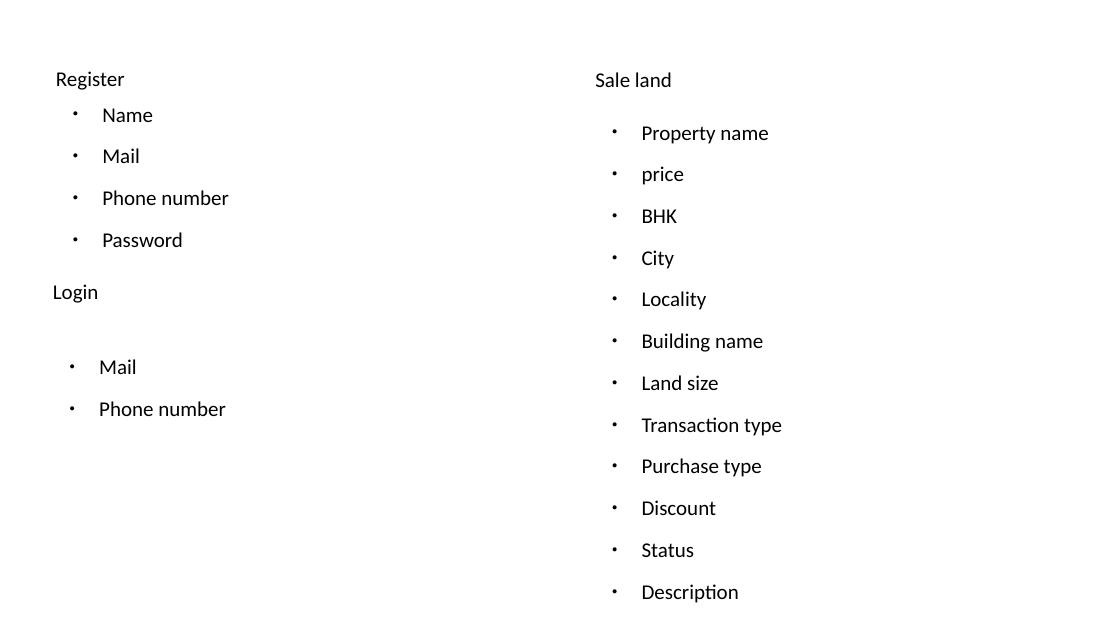
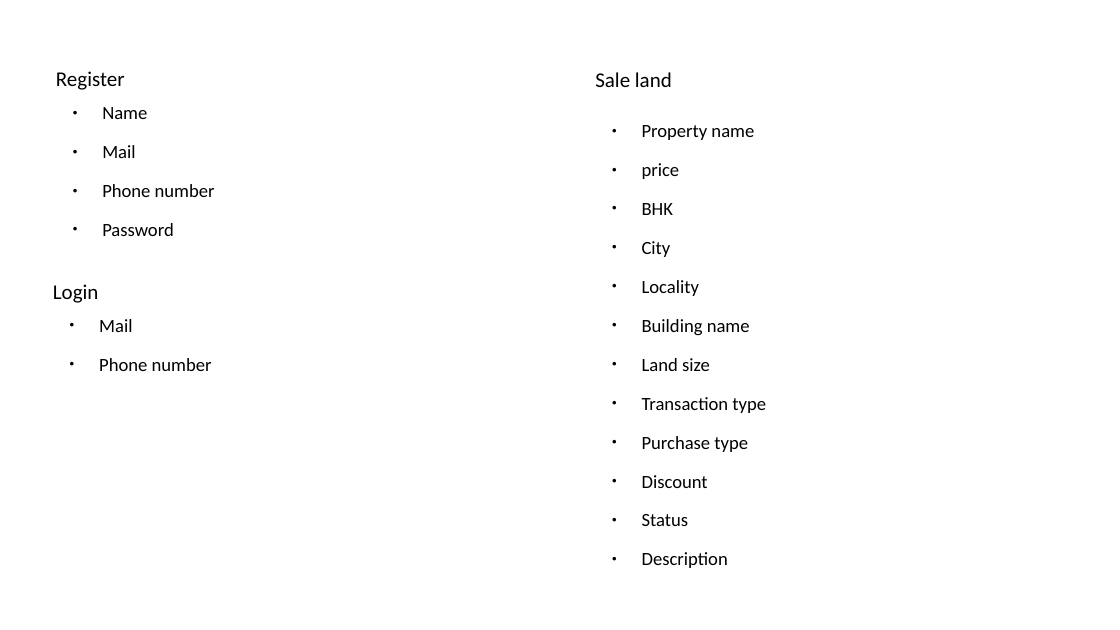
Before and after one commit to kaviyarasan-s/OnlineRealEstate, a slide deck: slide 3 of PPT.odp. Drawn at 1120x630 pixels with LibreOffice and Linux fonts; fonts in the diff are those of the drawing; background and template pictures are left out. Boxes give left, top, right and bottom in pixels: in the first picture for what was removed or moved away, otherwise in the second. Text is boxed around its words. In the diff, an @@ line names an element or a change of style, - is before the commit and + after.

```diff
--- a/PPT.odp
+++ b/PPT.odp
@@ size 18 to 16 pt in 3 elements at <box>102,107,215,236</box>, <box>642,125,766,568</box>, <box>99,319,212,371</box> @@
@@ text "Mail": place and size @@
-text "Mail" at <box>99,359,226,416</box>
+text "Mail" at <box>99,319,212,371</box>
```
Also in this commit, not shown: 3 other slides changed, 19 other files.
